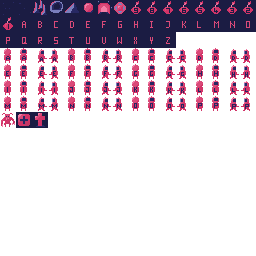
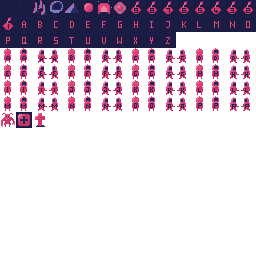
The second 256 x 256 image is a revision of the first. Changes to its layers:
painted on "Tiles" over [32,112,48,128]
